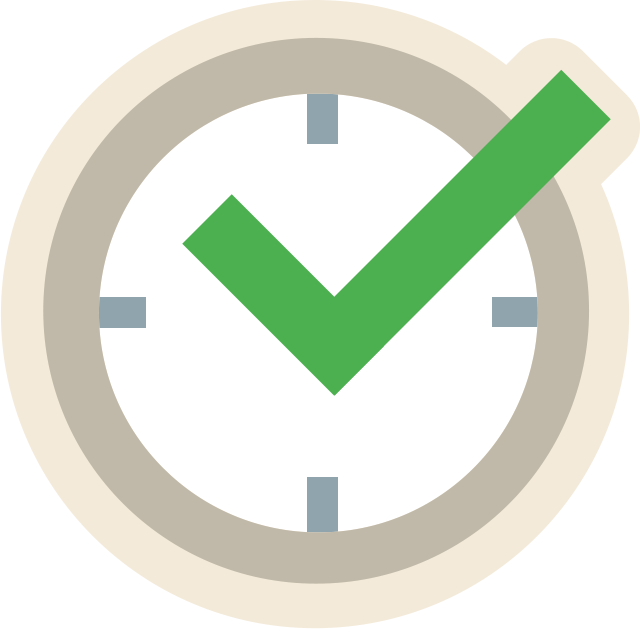
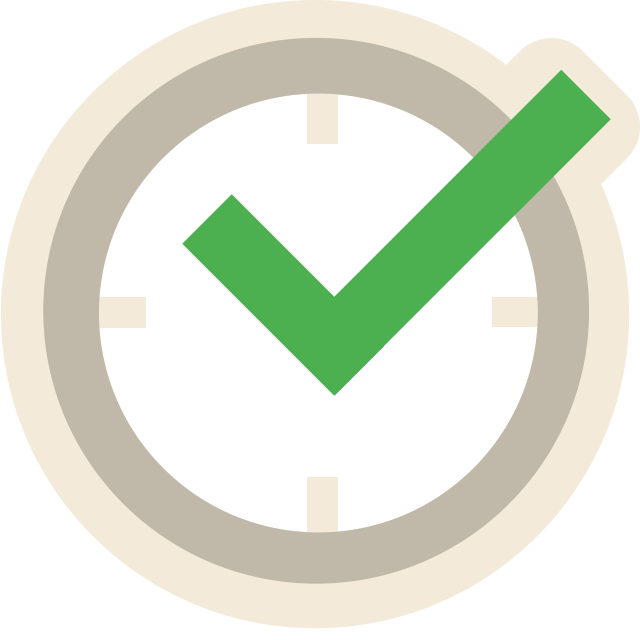
Revision of a layered (640, 640) image; what changed, layer by layer:
painted on "Rectangle 1 copy" over box(307, 477, 338, 533)
painted on "Rectangle 2 copy" over box(492, 297, 538, 327)
painted on "Rectangle 2" over box(99, 297, 146, 328)
painted on "Rectangle 1" over box(307, 93, 338, 144)
